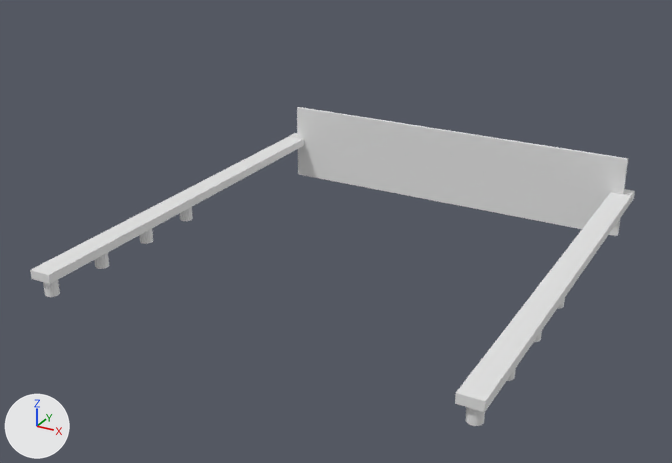
The Blender file Chasis/chasis.blend, before and after one commit.
Before and after are seen from a 50 mm camera at (0.0968, -0.1261, 0.1005) aimed at (0.01, 0.0318, 0.0215). Lighting does not change. The marker at lower left points along +X, +Y and +Z. The picture after the commit comes second.
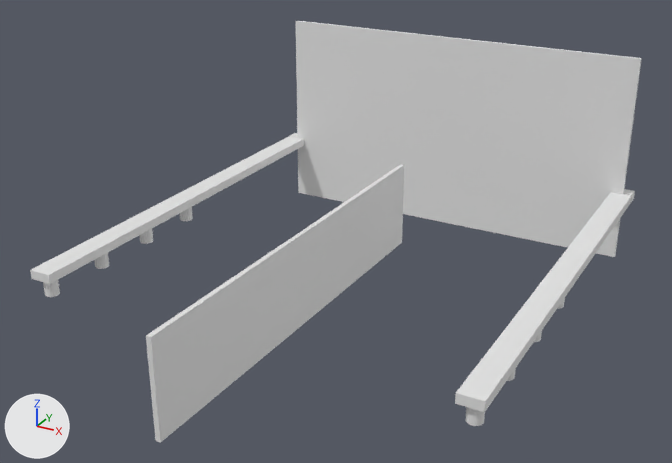
The edits, one by one:
Object 'Cube.002' (ob_cube_002) moves from (0.0101, 0.0929, 0.0167) to (0.0101, 0.0929, 0.026).
Object 'Cube.002' (ob_cube_002) is rescaled from (0.046, 0.0005, 0.01) to (0.046, 0.0005, 0.025).
Object 'Cube.003' (ob_cube_003) is new; it shows a copy of the mesh of ob_cube_002.
Its location is (0.0101, 0.0173, 0.0167).
Its rotation in degrees is (0, 0, -91).
Its scale is (0.046, 0.0005, 0.01).

What differs and where, as boxes (x1, y1, x2, y2) in the pictures (672 x 463 px):
'Cube.002', moved, rescaled (82% taller)
    before: (297, 107, 628, 236)
    after: (296, 21, 642, 257)
'Cube.003', added
    after: (146, 164, 404, 443)
